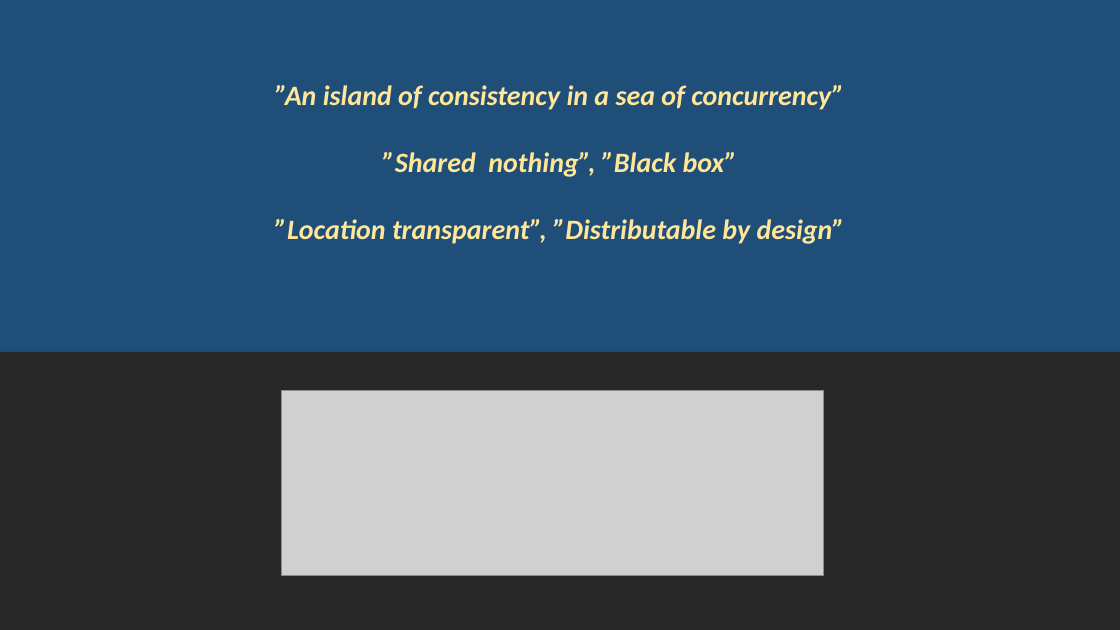
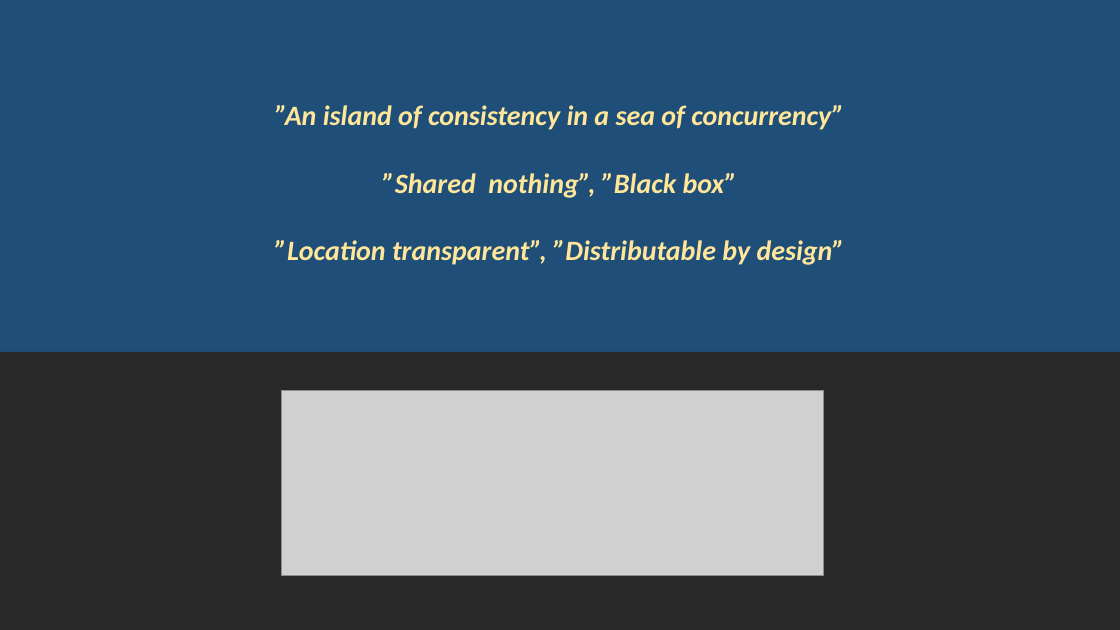
Before and after one commit to rogeralsing/Presentations, a slide deck: slide 6 of ProtoActor/QConSP/protoactor.pptx. Drawn at 1120x630 pixels with LibreOffice and Linux fonts; fonts in the diff are those of the drawing; grey boxes stand for pictures. Boxes give left, top, right and bottom in pixels: in the first picture for what was removed or moved away, otherwise in the second. Text is boxed around its words. In the diff, an @@ line names an element or a change of style, - is before the commit and + after.

```diff
--- a/ProtoActor/QConSP/protoactor.pptx
+++ b/ProtoActor/QConSP/protoactor.pptx
@@ text "”An island of consistency in ...": place and size @@
-text "”An island of consistency in ..." at box(275, 85, 845, 244)
+text "”An island of consistency in ..." at box(275, 105, 845, 265)
```
Also in this commit, not shown: 1 other slide changed, 10 slides added, 6 slides removed.
